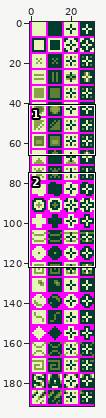
Sprite sheet, stored at src/res/sprite_block_gfx.png. The first picture is a wide view before the edit; the outline marks the close-up.
Close-up. Before the commit:
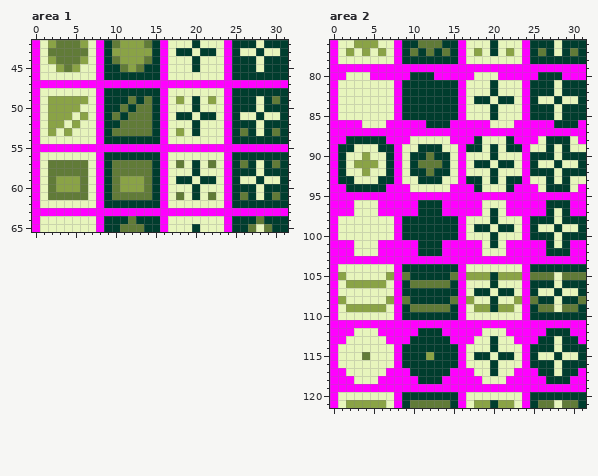
The file is 32x192 pixels. Shown: area 1: x 0..31, y 42..65; area 2: x 0..31, y 76..121. The commit also changed other parts of the picture, which this record leaves out.
New version:
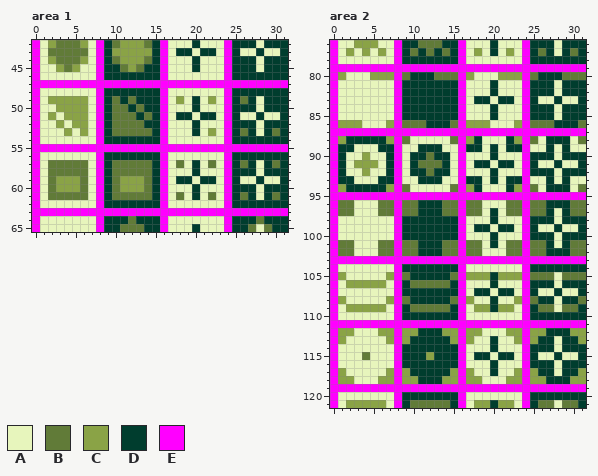
Palette (. is transparent): A #e7f5bc  B #617b38  C #8aa346  D #003d2e  E #ff00ff
Change:
Area 1:
y 49: x 10 D -> B; x 14 B -> D; x 26 D -> B; x 30 B -> D
y 50: x 2 C -> A; x 6 A -> C; x 10 D -> B; x 14 B -> D
y 51: x 3 C -> A; x 5 A -> C; x 11 D -> B; x 13 B -> D
y 52: x 2 C -> A; x 6 A -> C; x 10 D -> B; x 14 B -> D
y 53: x 2 C -> A; x 6 A -> C; x 18 C -> A; x 22 A -> C
Area 2:
y 80: x 1 E -> C; x 5..7 EEE -> CCC; x 9 E -> B; x 13..15 EEE -> BBB; x 17 E -> C; x 21..23 EEE -> CCC; x 25 E -> B; x 29..31 EEE -> BBB
y 86: x 1..3 EEE -> CCC; x 7 E -> C; x 9..11 EEE -> BBB; x 15 E -> B; x 17..19 EEE -> CCC; x 23 E -> C; x 25..27 EEE -> BBB; x 31 E -> B
y 88: x 1 E -> C; x 7 E -> C; x 9 E -> B; x 15 E -> B; x 17 E -> C; x 23 E -> C; x 25 E -> B; x 31 E -> B
y 94: x 1 E -> C; x 7 E -> C; x 9 E -> B; x 15 E -> B; x 17 E -> C; x 23 E -> C; x 25 E -> B; x 31 E -> B
y 96..97: x 1..2 EE -> BB; x 6..7 EE -> BB; x 9..10 EE -> BB; x 14..15 EE -> BB; x 17..18 EE -> BB; x 22..23 EE -> BB; x 25..26 EE -> BB; x 30..31 EE -> BB
y 101..102: x 1..2 EE -> BB; x 6..7 EE -> BB; x 9..10 EE -> BB; x 14..15 EE -> BB; x 17..18 EE -> BB; x 22..23 EE -> BB; x 25..26 EE -> BB; x 30..31 EE -> BB
y 112: x 1..2 EE -> CC; x 6..7 EE -> CC; x 9..10 EE -> CC; x 14..15 EE -> CC; x 17..18 EE -> CC; x 22..23 EE -> CC; x 25..26 EE -> CC; x 30..31 EE -> CC
y 113: x 1 E -> C; x 7 E -> C; x 9 E -> C; x 15 E -> C; x 17 E -> C; x 23 E -> C; x 25 E -> C; x 31 E -> C
y 117: x 1 E -> C; x 7 E -> C; x 9 E -> C; x 15 E -> C; x 17 E -> C; x 23 E -> C; x 25 E -> C; x 31 E -> C
y 118: x 1..2 EE -> CC; x 6..7 EE -> CC; x 9..10 EE -> CC; x 14..15 EE -> CC; x 17..18 EE -> CC; x 22..23 EE -> CC; x 25..26 EE -> CC; x 30..31 EE -> CC
